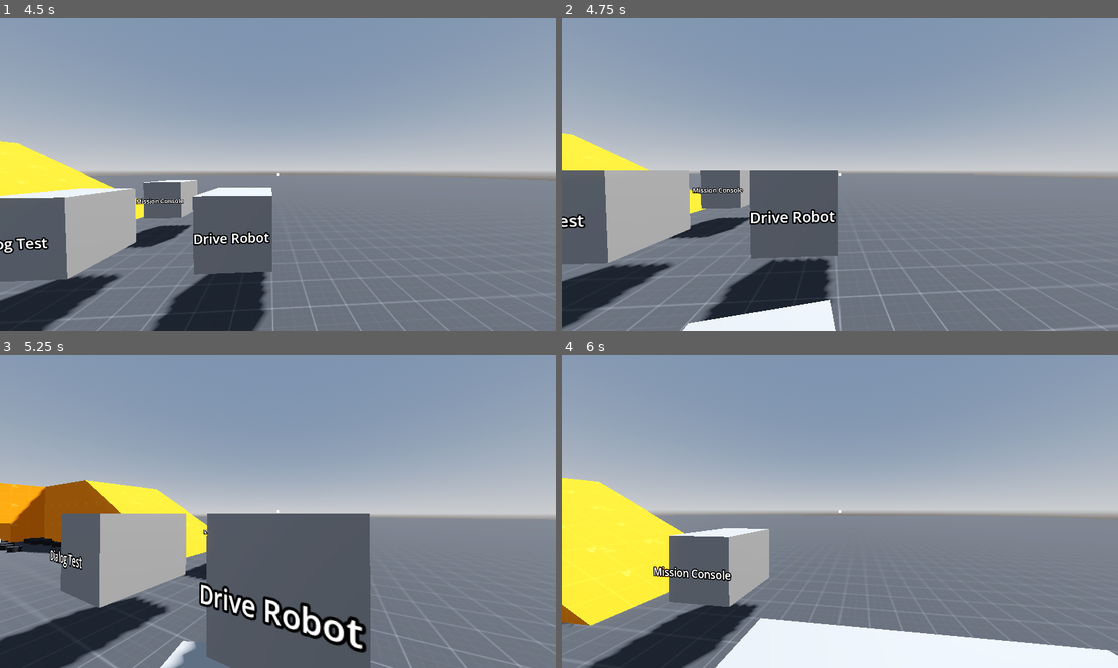
Above: before the commit, frames 1-4 (two rows, left to right).
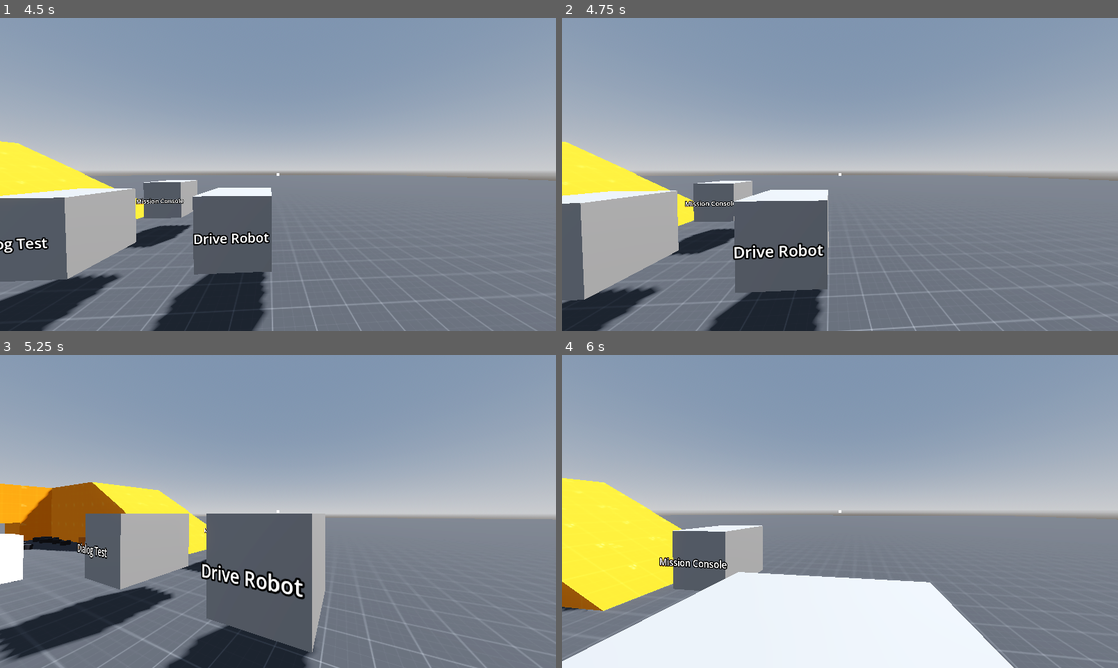
Above: after the commit, the same moments.

Repository: m-rafiwidya/Last-Light-NasaSpaceApps
Game: Godot game, scene res://src/main.tscn
The game is run twice, just before and just after one commit, with the same random seed, the same clock (stepped at 60 frames per second) and the same inputs.
Inputs (mouse positions are in pixels of both pictures, inside the frame that each line leads up to):
- Up to frame 1 (4.5 s): click "Start" at 0.5 s; move the mouse to (305, 174) at 1.27 s; hold W (move_forward) from 1.28 s (still down); click (305, 174) at 1.35 s; tap Space (move_jump) at 1.52, 2.27, 3.77 s; move the mouse to (250, 174) at 2.02 s; right-click (250, 174) at 2.1 s; move the mouse to (289, 168) at 2.77 s; tap E (interact_use) at 2.85 s; move the mouse to (272, 180) at 3.52 s; tap Ctrl (move_crouch) at 3.6 s; move the mouse to (316, 177) at 4.27 s; hold Shift (move_sprint) from 4.28 s (still down)
- Up to frame 2 (4.75 s): keep holding W (move_forward); keep holding Shift (move_sprint); tap Space (move_jump) at 4.52 s
- Up to frame 3 (5.25 s): keep holding W (move_forward); move the mouse to (233, 508) at 5.02 s; release Shift (move_sprint) at 5.03 s; click (233, 508) at 5.1 s
- Up to frame 4 (6 s): keep holding W (move_forward); tap Space (move_jump) at 5.27 s; move the mouse to (845, 511) at 5.77 s; hold Right mouse button (interact_secondary) from 5.78 s (still down)

Frame 1 is identical in both runs. In frame 2, 16% of the frame differs, in the area x 0-100%, y 36-100%; in frame 3, 17%, in the area x 0-100%, y 40-100%; in frame 4, 15%.

Commit message:
Use the chassis collider as the rover's collision shape
- Robot: `body_collision` and _adopt_body_collision(), which copies the
  chassis model's imported "Collision" shape (convex box x +-0.25,
  y 0.20-0.44, z +-0.45) onto the rover's own CollisionShape3D at _ready
  and removes the model's copy
- robot.tscn: BodyCollision is a CollisionShape3D (box stand-in for the
  editor) instead of the 1 m CollisionPolygon3D
- README: rover collision shape

Diff:
--- a/game/src/robot/robot.gd
+++ b/game/src/robot/robot.gd
@@ -5,6 +5,9 @@
 @export var controller: RobotController
 # The rover kit chassis model. HotswapSockets with an `anchor` are moved onto its socket_* nodes.
 @export var body_model: Node3D
+# The rover's collision shape. At _ready it takes the body model's imported "Collision" shape
+# (the chassis -convcolonly box, see rover_kit_import.gd); the scene's box is an editor stand-in.
+@export var body_collision: CollisionShape3D
 @export var running_gear: RunningGear
 @export var engine: RobotEngine
 
@@ -84,6 +87,7 @@
 func _ready() -> void:
 	Debug.current_robot = self
 	_snap_sockets_to_anchors()
+	_adopt_body_collision()
 	running_gear.update_wheel_properties()
 	wheel_sockets = {
 		RunningGear.Wheel.FRONT_LEFT: front_left_socket,
@@ -120,6 +124,21 @@
 		socket.transform = Transform3D(Basis.IDENTITY, local.origin)
 
 
+# Copies the body model's "Collision" shape onto the robot's own CollisionShape3D (a shape
+# only counts as a direct child of the RigidBody3D) and removes the model's copy.
+func _adopt_body_collision() -> void:
+	if body_model == null or body_collision == null:
+		return
+	var source := body_model.find_child("Collision", true, false) as CollisionShape3D
+	if source == null:
+		push_error("Robot: the body model has no Collision shape (is rover_kit_import.gd set?)")
+		return
+	body_collision.shape = source.shape
+	body_collision.transform = global_transform.affine_inverse() * source.global_transform
+	source.get_parent().remove_child(source)
+	source.queue_free()
+
+
 # The robot's camera only takes over while it is being driven; otherwise the
 # player's (or the main menu's) camera is the current one.
 func _on_game_state_changed(old_state, new_state) -> void:
--- a/game/src/robot/robot.tscn
+++ b/game/src/robot/robot.tscn
@@ -14,10 +14,13 @@
 mix_rate = 22050.0
 buffer_length = 0.1
 
+[sub_resource type="BoxShape3D" id="BoxShape3D_body"]
+size = Vector3(0.5, 0.24, 0.9)
+
 [sub_resource type="BoxMesh" id="BoxMesh_xa74p"]
 size = Vector3(1, 0.32641602, 1)
 
-[node name="Robot" type="RigidBody3D" unique_id=405660351 node_paths=PackedStringArray("body_model", "running_gear", "engine", "pivot", "camer …(178 unchanged characters)…
+[node name="Robot" type="RigidBody3D" unique_id=405660351 node_paths=PackedStringArray("body_model", "body_collision", "running_gear", "engine", "pivot", "camer …(178 unchanged characters)…
 collision_layer = 6
 collision_mask = 7
 mass = 80.0
@@ -31,6 +34,7 @@
 angular_damp_mode = 1
 script = ExtResource("1_caus5")
 body_model = NodePath("Body")
+body_collision = NodePath("BodyCollision")
 running_gear = NodePath("RunningGear")
 engine = NodePath("Engine")
 pivot = NodePath("Pivot")
@@ -55,9 +59,10 @@
 [node name="WheelBack" type="Marker3D" parent="." unique_id=63669362]
 transform = Transform3D(1, 0, 0, 0, 1, 0, 0, 0, 1, 0, 0, 0.5)
 
-[node name="BodyCollision" type="CollisionPolygon3D" parent="." unique_id=1915869618]
-transform = Transform3D(-4.37114e-08, 0, -1, 0, 1, 0, 1, 0, -4.37114e-08, 0, 0, 0)
-polygon = PackedVector2Array(0.4, 0, 0.5, 0.1, 0.5, 0.35, -0.5, 0.25, -0.5, 0.1, -0.4, 0)
+[node name="BodyCollision" type="CollisionShape3D" parent="." unique_id=1915869618]
+transform = Transform3D(1, 0, 0, 0, 1, 0, 0, 0, 1, 0, 0.32, 0)
+shape = SubResource("BoxShape3D_body")
+
 
 [node name="Pivot" type="Node3D" parent="." unique_id=2031539751]
 transform = Transform3D(1, 0, 0, 0, 1, 0, 0, 0, 1, 0, 1, -0.2)
